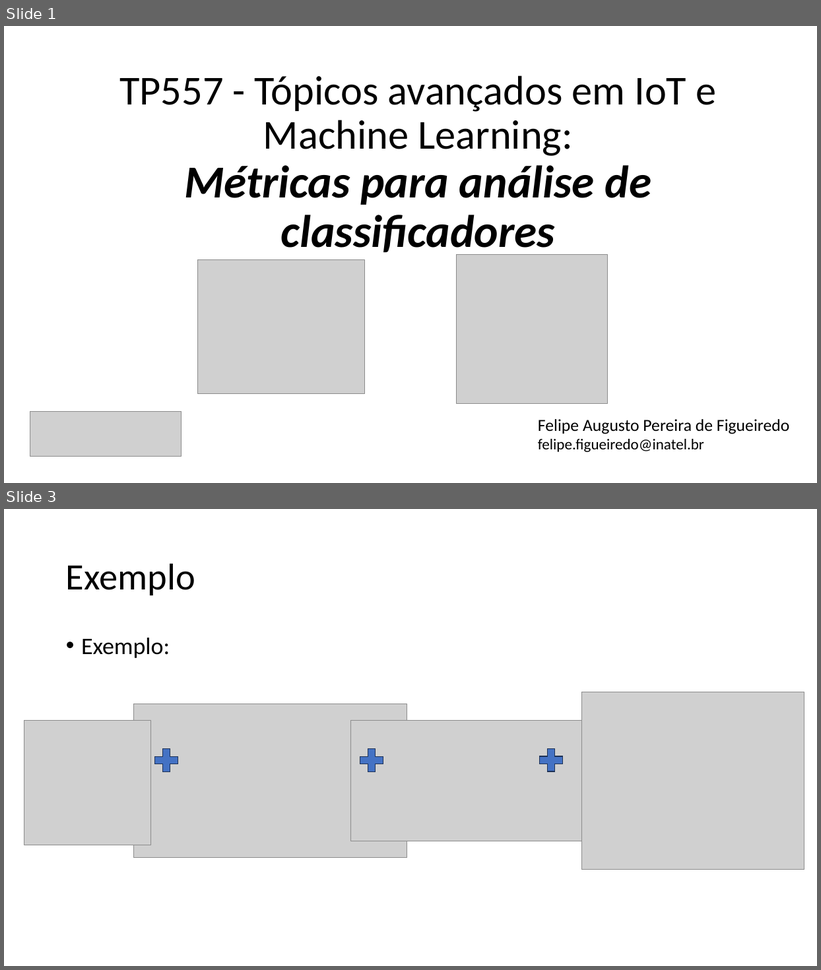
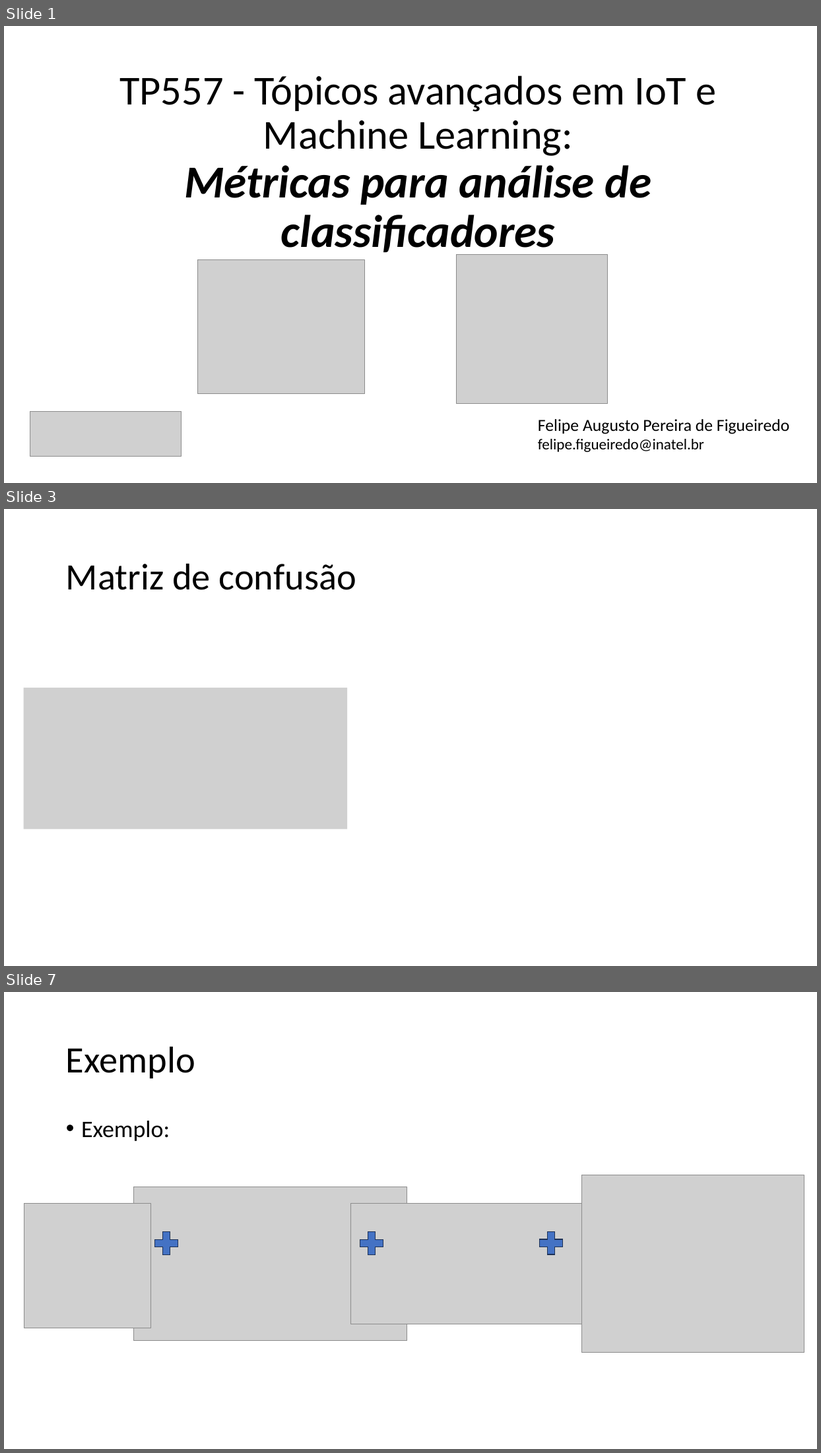
Before and after one commit to zz4fap/tp557-iot-ml, a slide deck: slides/TP557_11_Métricas_de_Classificação.pptx. Shown one above the other, each under a label of ours: slides 1 and 3 before the commit, slides 1, 3 and 7 after it; the slides between them are not shown. The pictures are 821x970 and 821x1453 pixels, drawn with LibreOffice and Linux fonts; fonts in the diff are those of the drawing; grey boxes stand for pictures. Boxes give left, top, right and bottom in pixels: in the first picture for what was removed or moved away, otherwise in the second. Text is boxed around its words. In the diff, an @@ line names an element or a change of style, - is before the commit and + after.

```diff
--- a/slides/TP557_11_Métricas_de_Classificação.pptx
+++ b/slides/TP557_11_Métricas_de_Classificação.pptx
@@ slide 3 added at [4, 509, 817, 966], background #FFFFFF @@
@@ title added at [66, 563, 356, 590], 44 pt, text #000000 @@
+Matriz de confusão
@@ picture added at [24, 688, 347, 829] @@
@@ what was slide 3 is now slide 7 @@
```
Also in this commit, not shown: 1 slide changed, 3 other slides added.
